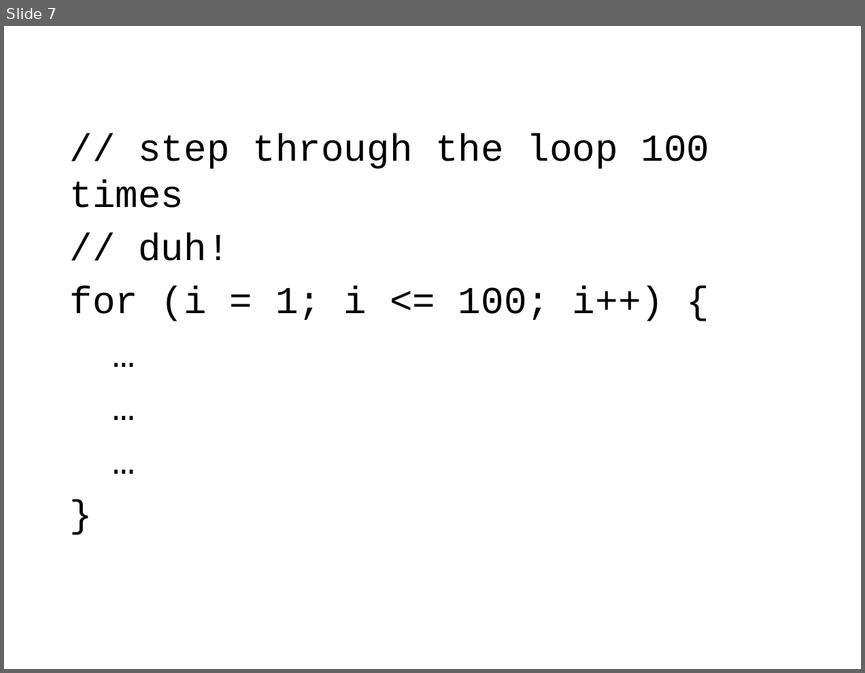
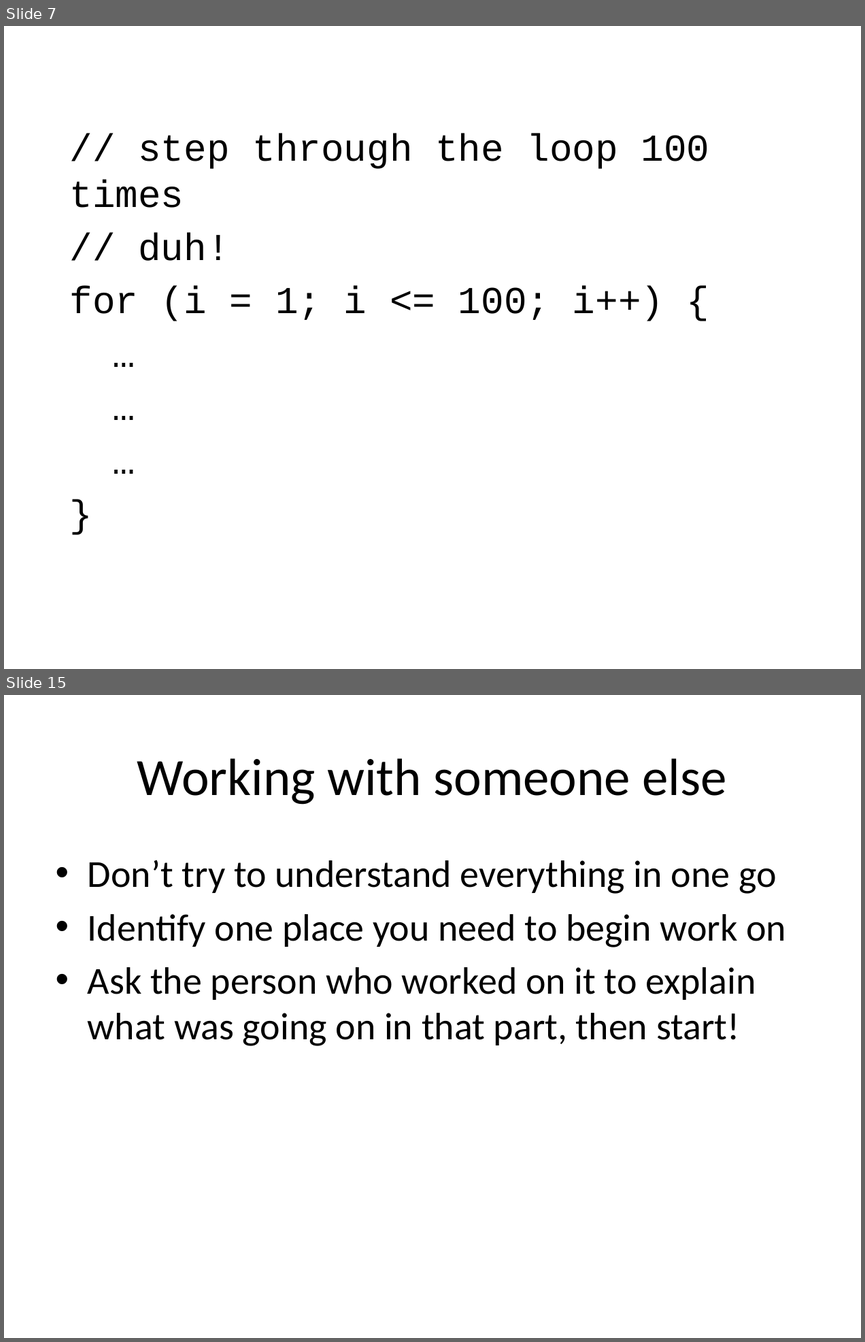
Before and after one commit to lkloh/USArray, a slide deck: BasicsOfCoding/BasicsOfCoding.pptx. Shown one above the other, each under a label of ours: slide 7 before the commit, slides 7 and 15 after it; the slides between them are not shown. The pictures are 865x673 and 865x1342 pixels, drawn with LibreOffice and Linux fonts; fonts in the diff are those of the drawing. Boxes give left, top, right and bottom in pixels: in the first picture for what was removed or moved away, otherwise in the second. Text is boxed around its words. In the diff, an @@ line names an element or a change of style, - is before the commit and + after.

```diff
--- a/BasicsOfCoding/BasicsOfCoding.pptx
+++ b/BasicsOfCoding/BasicsOfCoding.pptx
@@ slide 15 added at (4, 695, 861, 1338), background #FFFFFF @@
@@ title added at (137, 758, 726, 804), 44 pt, text #000000 @@
+Working with someone else
@@ text added at (88, 860, 786, 1046), 32 pt, text #000000 @@
+• Don’t try to understand everything in one go
+• Identify one place you need to begin work on
+• Ask the person who worked on it to explain what was going on in that part, then start!
```
Also in this commit, not shown: 7 slides changed, 3 other slides added, 1 slide removed.
